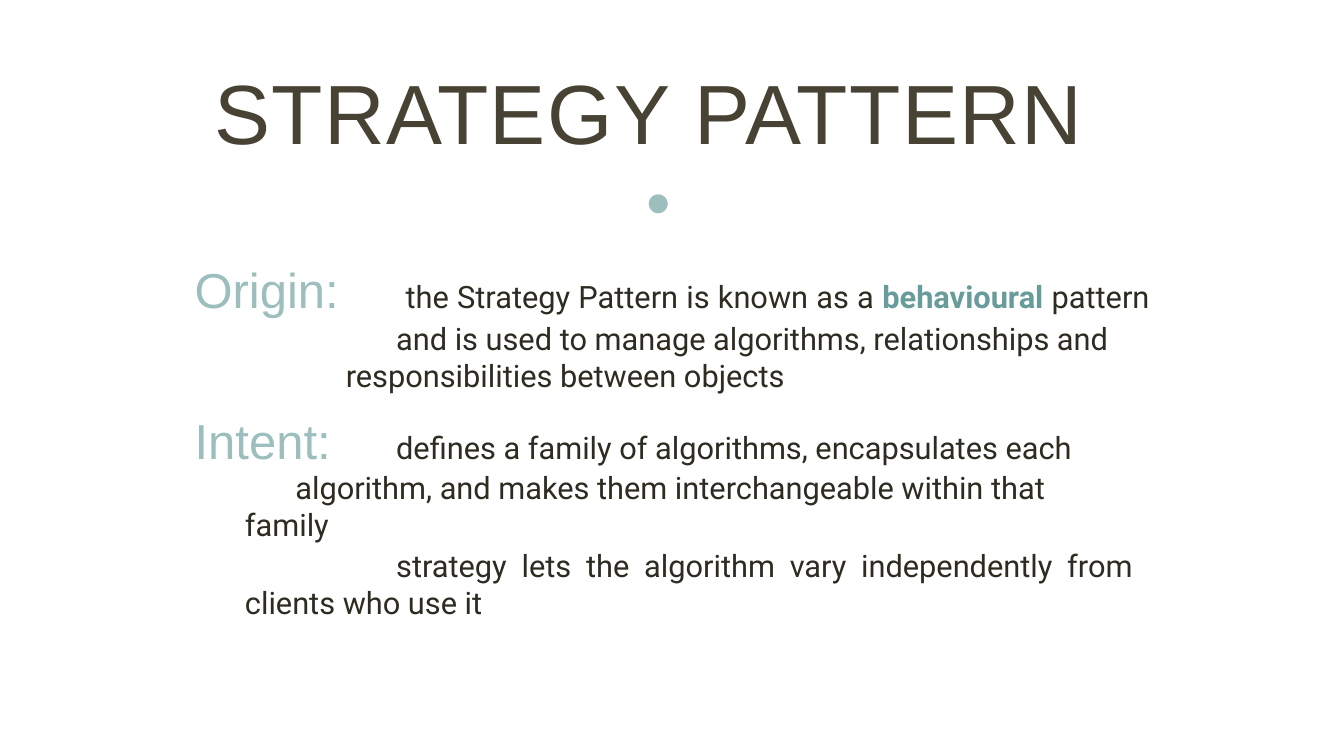
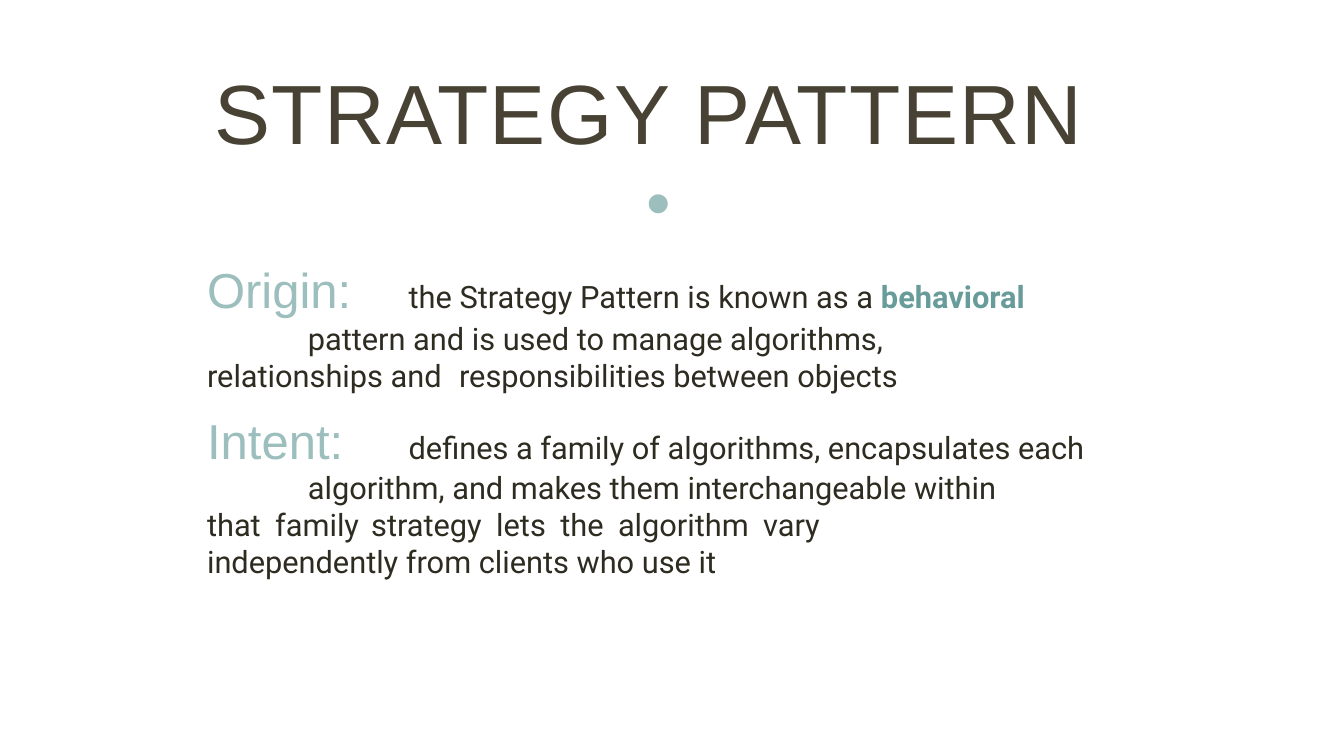
Before and after one commit to ntninh18/crossy-road, a slide deck: slide 11 of seminar/StrategyPattern.pptx (slide 9 before the commit). Drawn at 1344x756 pixels with LibreOffice and Linux fonts; fonts in the diff are those of the drawing. Boxes give left, top, right and bottom in pixels: in the first picture for what was removed or moved away, otherwise in the second. Text is boxed around its words. In the diff, an @@ line names an element or a change of style, - is before the commit and + after.

```diff
--- a/seminar/StrategyPattern.pptx
+++ b/seminar/StrategyPattern.pptx
@@ text at box(207, 272, 1084, 580): text changed @@
-Origin: the Strategy Pattern is known as a behavioural pattern and is used to manage algorithms, relationships and responsibilities between objects
-Intent: defines a family of algorithms, encapsulates each algorithm, and makes them interchangeable within that family
-  strategy lets the algorithm vary independently from clients who use it
+Origin: the Strategy Pattern is known as a behavioral pattern and is used to manage algorithms, relationships and responsibilities between objects
+Intent: defines a family of algorithms, encapsulates each algorithm, and makes them interchangeable within that family strategy lets the algorithm vary independently from clients who use it
```
Also in this commit, not shown: 1 other slide changed, 13 slides added, 1 slide removed.
